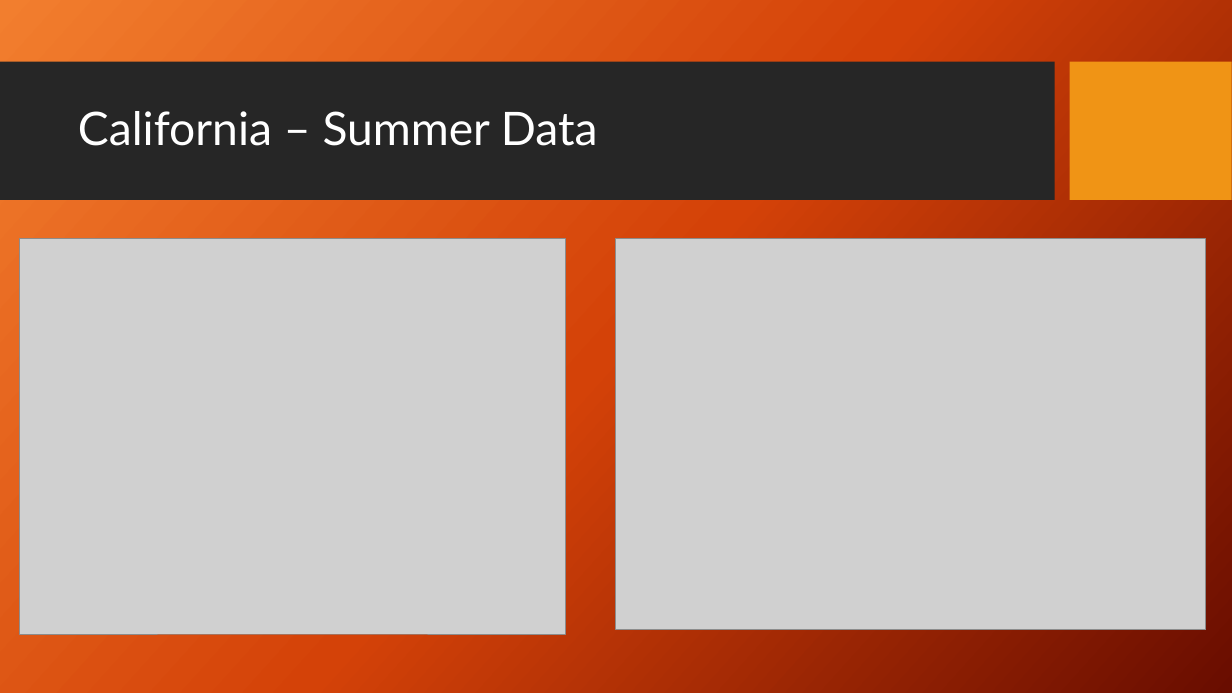
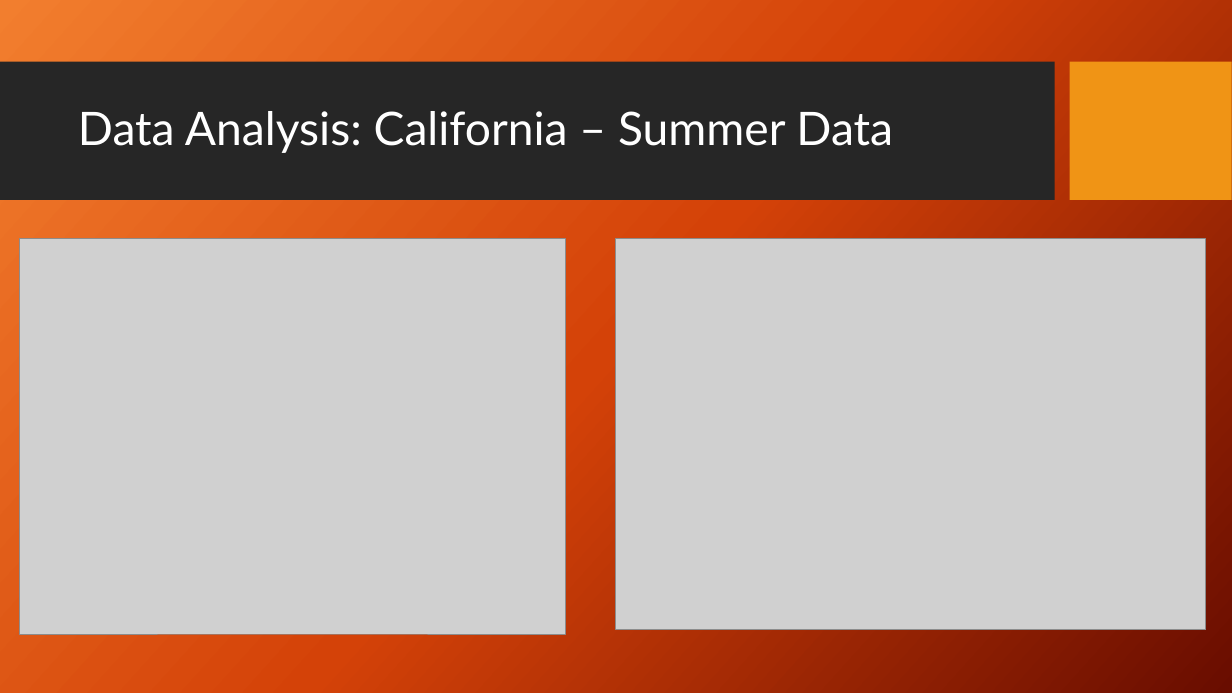
Before and after one commit to KennytheSun/Global_Warming_Repo, a slide deck: slide 6 of CO2emissionsVsTempPP.pptx (slide 7 before the commit). Drawn at 1232x693 pixels with LibreOffice and Linux fonts; fonts in the diff are those of the drawing; grey boxes stand for pictures; background and template pictures are left out. Boxes give left, top, right and bottom in pixels: in the first picture for what was removed or moved away, otherwise in the second. Text is boxed around its words. In the diff, an @@ line names an element or a change of style, - is before the commit and + after.

```diff
--- a/CO2emissionsVsTempPP.pptx
+++ b/CO2emissionsVsTempPP.pptx
@@ title at <box>78,111,893,153</box>: text changed @@
-California – Summer Data
+Data Analysis: California – Summer Data
```
Also in this commit, not shown: 6 other slides changed, 1 slide added, 2 slides removed.
